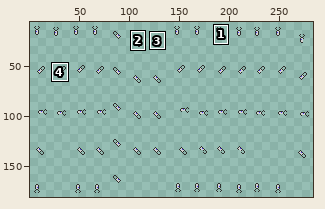
File history of a sprite sheet, graphics/SMB/player/bigmarioanimations0.png. The first picture is a wide view before the edit; the outline marks the close-up.
Close-up. Before the edit:
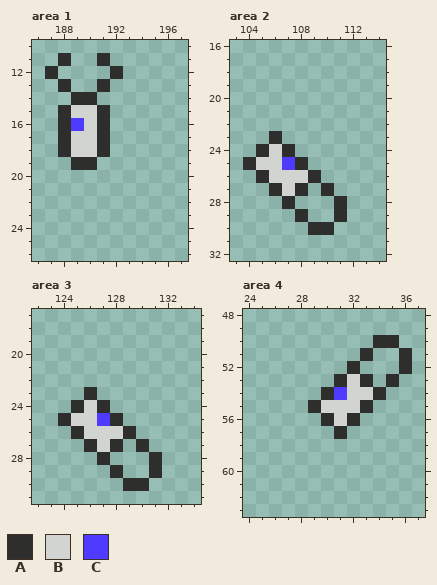
The file is 512x256 pixels. Shown: area 1: x 186..197, y 10..26; area 2: x 103..114, y 16..32; area 3: x 122..134, y 17..31; area 4: x 24..37, y 48..63. The old version is drawn lined up with the new one. The wide view leaves out empty margins. The commit also changed other parts of the picture, which this record leaves out.
Palette (. is transparent): A #2e2f2d  B #d2d4d1  C #4f3aff
Pixels before, area 1, first column x 187:
11 .A..A.
12 A....A
13 .A..A.
14 ..AA..
15 .ABBA.
16 .ACBA.
17 .ABBA.
18 .ABBA.
19 ..AA..
Pixels before, area 2, first column x 104:
23 ..A.....
24 .ABA....
25 ABBCA...
26 .ABBBA..
27 ..ABA.A.
28 ...A...A
29 ....A..A
30 .....AA.
Pixels before, area 3, first column x 124:
23 ..A.....
24 .ABA....
25 ABBCA...
26 .ABBBA..
27 ..ABA.A.
28 ...A...A
29 ....A..A
30 .....AA.
Pixels before, area 4, first column x 29:
50 .....AA.
51 ....A..A
52 ...A...A
53 ..ABA.A.
54 .ACBBA..
55 ABBBA...
56 .ABA....
57 ..A.....
After the commit:
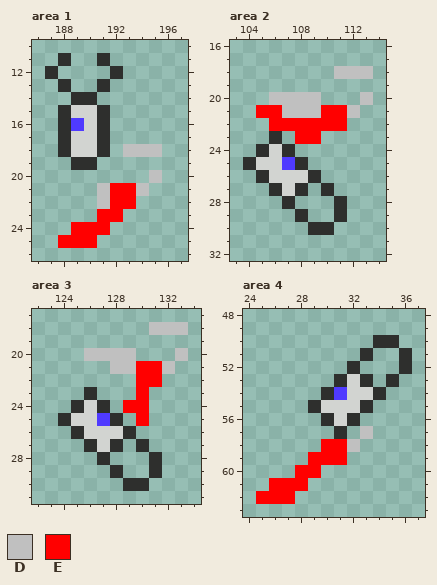
Colours new in this view: D #c0c0c0  E #ff0000
The exact change:
drawings rearranged on the sheet (the old picture shows each at its new place; 6 dropped ones are not shown)
Changed rows in their new state; - is an unchanged pixel.
Area 1:
first column x 188:
18 -----DDD
20 -------D
21 ---DEED-
22 ---DEE--
23 ---EE---
24 -EEE----
25 EEE-----
Area 2:
first column x 105:
18 ------DDD
20 -DDDD---D
21 EEDDDEED-
22 -EEEEEE--
23 ---EE----
Area 3:
first column x 126:
18 -----DDD
20 DDDD---D
21 --DDEED-
22 ----EE--
23 ----E---
24 ---EE---
25 ----E---
Area 4:
first column x 25:
57 --------D
58 -----EED-
59 ----EEE--
60 ---EE----
61 -EEE-----
62 EEE------
Boxes around the changes in both close-ups, in picture pixels (x1, y1, x2, y2):
added: (58, 144, 162, 248)
added: (256, 66, 373, 144)
added: (84, 322, 188, 426)
added: (256, 426, 373, 504)
